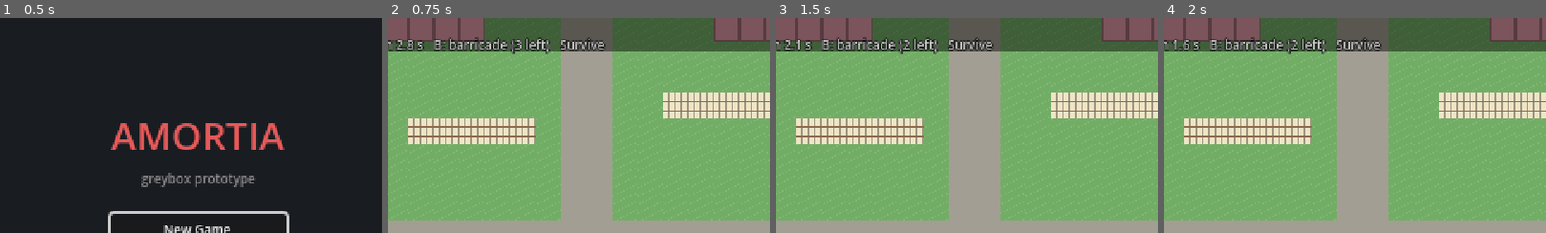
Above: before the commit, frames 1-4 (left to right).
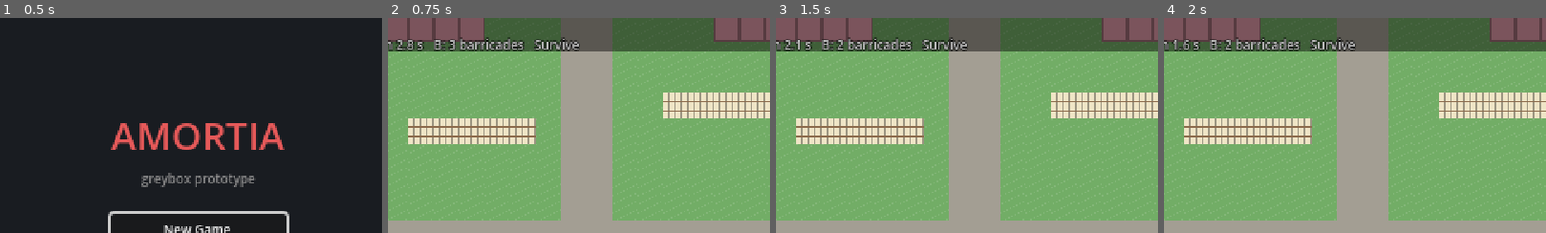
Above: after the commit, the same moments.

Repository: preritkothari16/amortia
Game: Godot game, scene res://ui/menus/main_menu.tscn
Same seed, same stepped clock (60 frames per second), same inputs: the game is played once before the commit and once after it.
Inputs (mouse positions are % of the whole screen's width and height, from its top left):
- Up to frame 1 (0.5 s): no input
- Up to frame 2 (0.75 s): click "New Game" at 0.5 s
- Up to frame 3 (1.5 s): tap Enter (ui_accept) at 1.25 s; move the mouse to (72, 45) at 1.27 s; hold D (move_right) from 1.28 s (still down); tap B (build) at 1.35 s; click (72, 45) at 1.42 s
- Up to frame 4 (2 s): keep holding D (move_right); tap Enter (ui_accept) at 1.52 s
The pictures show only the part of the screen within x 24-74%, y 0-50%; the shares and areas given below are measured in that part.

Frame 1 is identical in both runs. In frame 2, 1.6% of the frame differs, in the area x 15-57%, y 8-17%; in frame 3, 1.6%; in frame 4, 1.6%.

Commit message:
HUD: move a long objective line below the Bloomed traits instead of overlapping
WaveHud.show_lines() measures the status line against the traits block; when they
would come within 12 px the status gets its own full-width line and the top bar
grows from 21 to 30 px. Barricade hint shortened ("B: 3 barricades") so the
longest Escort opening line fits 480 px. New test_wave_hud.gd (3 tests).

Co-Authored-By: Claude Opus 5.5 <noreply@anthropic.com>

Diff:
--- /dev/null
+++ b/tests/test_wave_hud.gd
@@ -0,0 +1,53 @@
+extends GutTest
+## Top HUD bar: a long objective line must never run into the Bloomed traits on the right.
+
+## Widest trait line the HUD can show (three long trait words).
+const LONG_TRAITS: String = "patient hunters, short-sighted, pack hunters"
+
+var _hud: WaveHud
+
+
+func before_each() -> void:
+	var root: Control = Control.new()
+	root.size = Vector2(480, 270)
+	add_child_autofree(root)
+	_hud = WaveHud.new()
+	root.add_child(_hud)
+	_hud.set_anchors_and_offsets_preset(Control.PRESET_FULL_RECT)
+	await wait_process_frames(1)
+
+
+func _bar() -> ColorRect:
+	return _hud.get_child(0) as ColorRect
+
+
+func _width(text: String) -> float:
+	return ThemeDB.fallback_font.get_string_size(text, HORIZONTAL_ALIGNMENT_LEFT, -1, WaveHud.FONT_SIZE).x
+
+
+func test_short_status_shares_the_line_with_the_traits() -> void:
+	_hud.show_lines("WAVE 1   generation 1", "Wave 1 / 3   Clear the wave   5 left", LONG_TRAITS)
+	assert_false(_hud.is_status_below())
+	assert_eq(_bar().size.y, WaveHud.BAR_HEIGHT)
+
+
+func test_long_stealth_status_moves_below_the_traits() -> void:
+	# Greywood 1 opening: countdown + Stealth objective + day/night event.
+	var status: String = "Wave 1 / 3   They're coming in 3.2 s   Reach the exit unseen   close calls 0 (next 3.0 s)" \
+			+ "   [Night falls in 5 s]"
+	assert_gt(_width(status) + WaveHud.GAP + _width(LONG_TRAITS), 472.0, "would overlap on one line")
+	_hud.show_lines("WAVE 1   generation 1", status, LONG_TRAITS)
+	assert_true(_hud.is_status_below(), "status gets its own line")
+	assert_eq(_bar().size.y, WaveHud.BAR_HEIGHT_TALL, "bar grows to cover it")
+	# Back to a short line: the bar shrinks again.
+	_hud.show_lines("WAVE 1   generation 1", "Wave 1 / 3   Clear the wave", LONG_TRAITS)
+	assert_false(_hud.is_status_below())
+	assert_eq(_bar().size.y, WaveHud.BAR_HEIGHT)
+
+
+func test_longest_escort_opening_fits_the_screen_width() -> void:
+	var status: String = "Wave 3 / 3   They're coming in 3.2 s   B: 2 barricades   " \
+			+ "Escort  HP 30/30  TAKING COVER  stamina ######  [E] follow [R] run"
+	_hud.show_lines("WAVE 3   generation 3", status, LONG_TRAITS)
+	assert_true(_hud.is_status_below())
+	assert_lte(_width(status), 472.0, "the full-width line fits 480 px minus margins")
--- a/ui/hud/wave_hud.gd
+++ b/ui/hud/wave_hud.gd
@@ -2,11 +2,16 @@
 extends Control
 ## Greybox top HUD bar (GDD 9.1). Left: wave, generation and the current objective/status.
 ## Right: the dominant traits of the Runners in play, so evolution is visible mid-wave.
-## Detailed gene numbers stay in the Wave Report and the F7 overlay.
+## Detailed gene numbers stay in the Wave Report and the F7 overlay. A status line too long to sit
+## beside the traits moves to a third, full-width line and the bar grows to fit it.
 
 const FONT_SIZE: int = 8
 const COLOR_TRAITS: Color = Color(1.0, 0.9, 0.5)
 const COLOR_STATUS: Color = Color(0.8, 0.8, 0.8)
+## Minimum space between the status line and the traits on its right, in px.
+const GAP: float = 12.0
+const BAR_HEIGHT: float = 21.0
+const BAR_HEIGHT_TALL: float = 30.0
 
 var wave_manager: WaveManager
 ## Campaign: the area sequencer supplies the status line (null in the prototype).
@@ -14,6 +19,7 @@
 ## Optional: terrain event messages ("Night falls in 5 s").
 var terrain_events: TerrainEvents
 
+var _bar: ColorRect
 var _left: Label
 var _right: Label
 
@@ -21,14 +27,15 @@
 func _ready() -> void:
 	mouse_filter = Control.MOUSE_FILTER_IGNORE
 	process_mode = Node.PROCESS_MODE_ALWAYS  # keep the status right while the report pauses
-	var bar: ColorRect = ColorRect.new()
-	bar.color = Color(0, 0, 0, 0.45)
-	bar.set_anchors_preset(Control.PRESET_TOP_WIDE)
-	bar.custom_minimum_size = Vector2(0, 21)
-	bar.mouse_filter = Control.MOUSE_FILTER_IGNORE
-	add_child(bar)
+	_bar = ColorRect.new()
+	_bar.color = Color(0, 0, 0, 0.45)
+	_bar.mouse_filter = Control.MOUSE_FILTER_IGNORE
+	add_child(_bar)
+	_bar.set_anchors_and_offsets_preset(Control.PRESET_TOP_WIDE)
+	_bar.offset_bottom = BAR_HEIGHT
 	# Both labels span the bar; alignment puts one on each side.
 	_left = _make_label(HORIZONTAL_ALIGNMENT_LEFT)
+	_left.text_overrun_behavior = TextServer.OVERRUN_TRIM_ELLIPSIS  # last resort: never off-screen
 	_right = _make_label(HORIZONTAL_ALIGNMENT_RIGHT)
 
 
@@ -36,12 +43,30 @@
 	if wave_manager == null:
 		return
 	var wm: WaveManager = wave_manager
-	_left.text = "WAVE %d   generation %d\n%s" % [wm.wave_number, wm.generation, _status(wm)]
 	var traits: String = "-"
 	if not wm.population.is_empty() and wm.population[0] != null:
 		traits = WaveReport.dominant_traits(WaveManager.gene_means(wm.population), false)
+	show_lines("WAVE %d   generation %d" % [wm.wave_number, wm.generation], _status(wm), traits)
+
+
+## Lays out the bar: head and status on the left, traits on the right. A status that would run into
+## the traits goes on its own line below them.
+func show_lines(head: String, status: String, traits: String) -> void:
 	_right.text = "Bloomed traits\n" + traits
 	_right.add_theme_color_override("font_color", COLOR_TRAITS)
+	var right_width: float = maxf(_width("Bloomed traits"), _width(traits))
+	var fits: bool = _width(status) + GAP + right_width <= _left.size.x
+	_left.text = head + ("\n" if fits else "\n\n") + status
+	_bar.offset_bottom = BAR_HEIGHT if fits else BAR_HEIGHT_TALL
+
+
+## True while the status sits on its own line below the traits.
+func is_status_below() -> bool:
+	return _left.text.contains("\n\n")
+
+
+func _width(text: String) -> float:
+	return _left.get_theme_font("font").get_string_size(text, HORIZONTAL_ALIGNMENT_LEFT, -1, FONT_SIZE).x
 
 
 ## One line: what the player should be doing right now.
--- a/world/level/level_flow.gd
+++ b/world/level/level_flow.gd
@@ -313,7 +313,8 @@
 	match phase:
 		Phase.ENTERING:
 			var t: float = wave_manager.arrival_seconds_left()
-			var build: String = "   B: barricade (%d left)" % barricades_left if barricades_left > 0 else ""
+			var build: String = "   B: %d barricade%s" % [barricades_left, "s" if barricades_left > 1 else ""] \
+					if barricades_left > 0 else ""
 			return head + "They're coming in %.1f s%s   %s" % [t, build, obj]
 		Phase.FIGHTING:
 			return head + (obj if obj != "" else "Clear the wave   %d left" % wave_manager.alive.size())
Not shown, added: tests/test_reactive_survival_v2.gd.uid
Not shown, added: tests/test_wave_hud.gd.uid
Not shown, changed: HANDOFF.md
